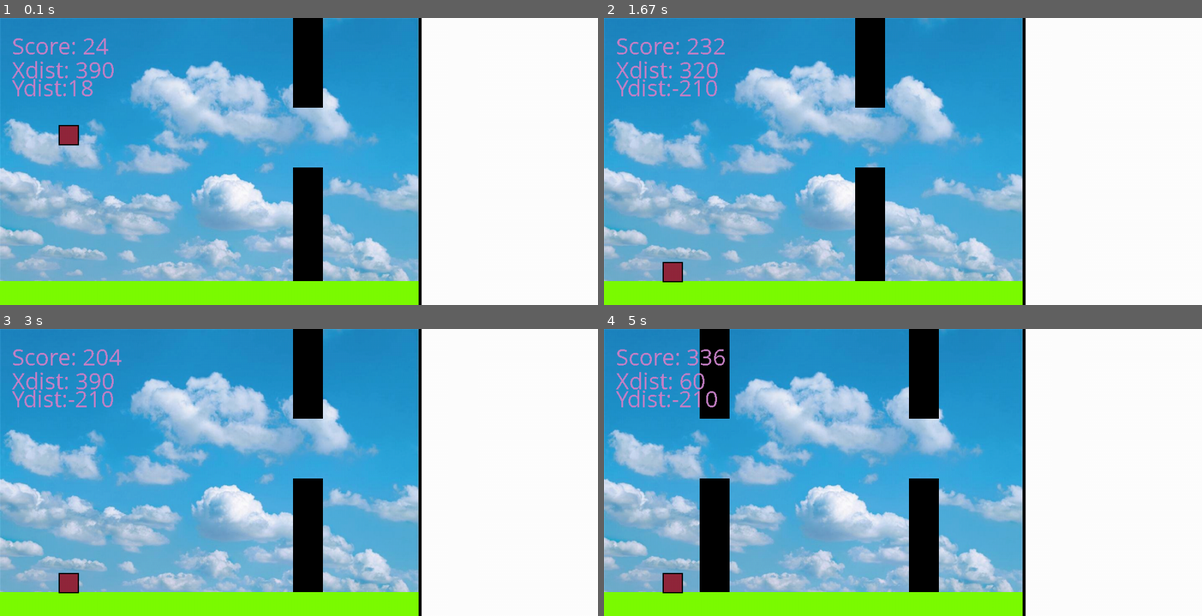
Above: before the commit, frames 1-4 (two rows, left to right).
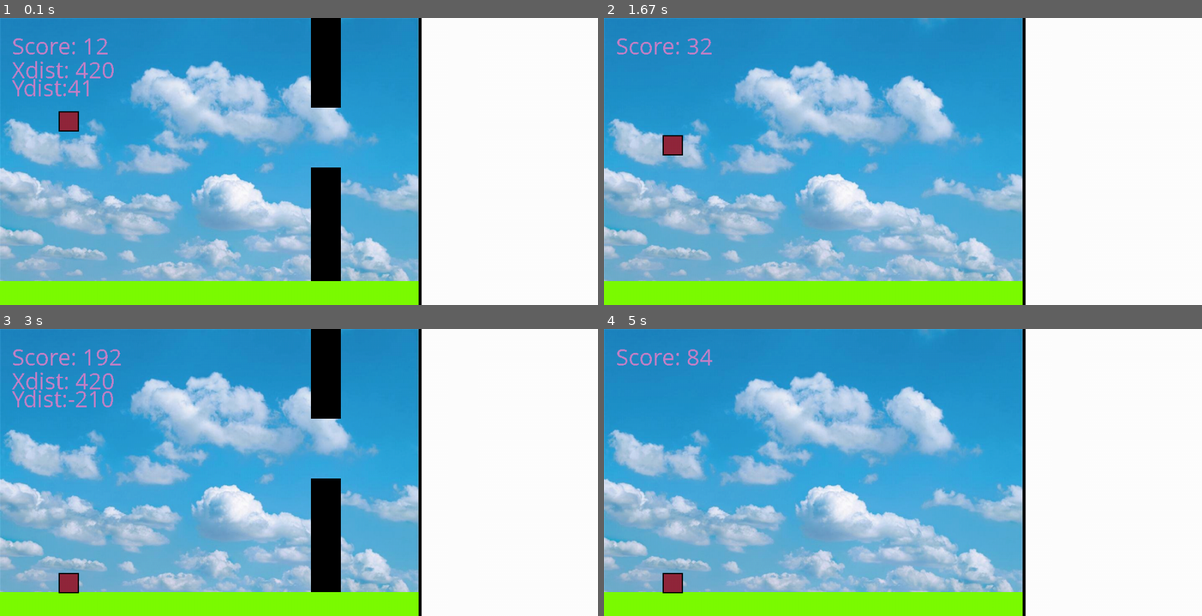
Above: after the commit, the same moments.

Repository: hakosaj/PygameAI
Game: pygame game, started from flappy/main.py
Same seed, same stepped clock (60 frames per second), same inputs: the game is played once before the commit and once after it.
Inputs:
- Up to frame 1 (0.1 s): no input
- Up to frame 2 (1.67 s): no input
- Up to frame 3 (3 s): no input
- Up to frame 4 (5 s): no input

The runs differ from the first frame. In frame 1, 5.0% of the frame differs, in the area x 9-57%, y 0-92%; in frame 2, 4.8%; in frame 3, 4.5%; in frame 4, 7.6%, in the area x 2-56%, y 0-92%.

Commit message:
The preliminaries of Snake

Diff:
--- a/flappy/main.py
+++ b/flappy/main.py
@@ -451,4 +451,4 @@
 
 
 
-    clock.tick(300)
+    clock.tick(60)
--- /dev/null
+++ b/snake/constants.py
@@ -0,0 +1,32 @@
+
+import sys
+import os
+import random
+import time
+import pygame
+import math
+from pygame.locals import *
+from pynput.keyboard import Key, Controller
+
+
+
+#Screen size
+width,height=400,400
+size = width,height
+
+
+#screen
+screen = pygame.display.set_mode(size)
+pygame.display.set_caption("Snake")
+
+
+#blocksize
+blocksize = 20
+
+#Colors
+BLACK = 0,0,0
+BLUE = 135,206,235
+GREEN = 124,252,0
+RED = 145,40,60
+WHITE = 255,255,255
+BROWN = 70,32,32
--- /dev/null
+++ b/snake/grid.py
@@ -0,0 +1,77 @@
+
+import sys
+import os
+import random
+import time
+import pygame
+import math
+from square import *
+from constants import *
+from pygame.locals import *
+from pynput.keyboard import Key, Controller
+
+
+class Grid:
+
+    def __init__(self,x,y):
+        self.x0=x
+        self.y0=y
+        self.squares=[]
+
+
+    def createSquares(self):
+        for xn in range(self.x0):
+            col=[]
+            for yn in range(self.y0):
+                col.append(Square(xn,yn))
+            self.squares.append(col)
+
+
+
+    def elementAt(self,x,y):
+        try:
+            return self.squares[x][y]
+        except IndexError:
+            print("Grid index out of bounds")
+            return None
+
+
+
+    def neighborAt(self,square,orientation):
+        xs=square.xcoord
+        ys=square.ycoord
+        #print(orientation)
+        if(orientation==0):
+            return self.elementAt(xs,ys-1)
+        elif(orientation==1):
+            return self.elementAt(xs+1,ys-1)
+        elif(orientation==2):
+            return self.elementAt(xs+1,ys)
+        elif(orientation==3):
+            return self.elementAt(xs+1,ys+1)
+        elif(orientation==4):
+            return self.elementAt(xs,ys+1)
+        elif(orientation==5):
+            return self.elementAt(xs-1,ys+1)
+        elif(orientation==6):
+            return self.elementAt(xs-1,ys)
+        elif(orientation==7):
+            return self.elementAt(xs-1,ys-1)
+        else:
+            print("Not a valid orientation")
+            return square
+
+    def drawGrid(self):
+        for item in self.squares:
+            for subitem in item:
+                subitem.drawSquare()
+
+    def printGrid(self):
+        for j in range(self.y0):
+            for i in range(self.x0):
+                square = self.elementAt(i,j)
+                if (square.assignedBlock!=None):
+                    print("x",end='')
+                else:
+                    print("_",end='')
+            print("\n",end='')
--- /dev/null
+++ b/snake/snake.py
@@ -0,0 +1,88 @@
+import sys
+import os
+import random
+import time
+import pygame
+import math
+from snek import Snek
+from constants import *
+from pygame.locals import *
+from pynput.keyboard import Key, Controller
+from grid import *
+
+
+
+#Tetris grid
+gridsizex=20
+gridsizey=20
+g = Grid(gridsizex,gridsizey)
+
+#Screen objects
+g.createSquares()
+snek = Snek(5,5,g)
+
+
+
+
+#Initialize pygame
+pygame.init()
+pygame.font.init()
+#Fonts and gavkground
+scorefont = pygame.font.SysFont('Comic Sans MS',40)
+gameoverfont = pygame.font.SysFont('Comic Sans MS',40)
+algofont = pygame.font.SysFont('Arial',20)
+
+
+
+
+
+
+
+start_time = None
+clock = pygame.time.Clock ()
+
+
+tickcounter=0
+
+
+
+
+
+while True:
+    for event in pygame.event.get():
+        if event.type==pygame.KEYDOWN:
+            if event.key==pygame.K_p:
+                pygame.event.clear()
+                event = pygame.event.wait()
+                while (event.key!=pygame.K_o):
+                    pygame.event.clear()
+                    event = pygame.event.wait()
+            elif event.key == pygame.K_ESCAPE:
+                pygame.quit()
+                sys.exit()
+
+            elif event.key == pygame.K_RIGHT:
+                snek.changeOrientation(2)
+            elif event.key == pygame.K_DOWN:
+                snek.changeOrientation(4)
+            elif event.key == pygame.K_LEFT:
+                snek.changeOrientation(6)
+            elif event.key == pygame.K_UP:
+                snek.changeOrientation(0)
+
+            elif event.key == pygame.K_r:
+                g.printGrid()
+
+
+    g.drawGrid()
+
+    snek.moveSnake()
+    snek.drawSnake()
+
+
+
+
+
+    tickcounter+=1
+    pygame.display.flip()
+    clock.tick(5)
--- /dev/null
+++ b/snake/snek.py
@@ -0,0 +1,36 @@
+import sys
+import os
+import random
+import time
+import pygame
+import math
+from constants import *
+from pygame.locals import *
+from pynput.keyboard import Key, Controller
+from grid import *
+
+
+class Snek:
+
+    def __init__(self,x,y,gr):
+        self.x0=x
+        self.y0=y
+        self.grid=gr
+        self.squares=[]
+        self.squares.append(self.grid.elementAt(x,y))
+        self.movement=0
+        self.dead=False
+
+
+    def drawSnake(self):
+        for item in self.squares:
+            item.drawSnakeSquare()
+
+
+    def moveSnake(self):
+        self.squares.append(self.grid.neighborAt(self.squares[0],self.movement))
+        self.squares.pop(0)
+
+
+    def changeOrientation(self,orientation):
+        self.movement=orientation
--- /dev/null
+++ b/snake/square.py
@@ -0,0 +1,37 @@
+
+import sys
+import os
+import random
+import time
+import pygame
+import math
+from constants import *
+from pygame.locals import *
+from pynput.keyboard import Key, Controller
+
+
+
+class Square:
+
+
+    def __init__(self,xcoord,ycoord):
+        self.xcoord = xcoord
+        self.ycoord = ycoord
+        self.x = xcoord*blocksize
+        self.y = ycoord*blocksize
+
+
+
+
+    def drawSquare(self):
+        ro=pygame.Rect(self.x,self.y,blocksize,blocksize)
+        ri=pygame.Rect(self.x+1,self.y+1,blocksize-1,blocksize-1)
+        pygame.draw.rect(screen,BLACK,ro)
+        pygame.draw.rect(screen,WHITE,ri)
+
+
+    def drawSnakeSquare(self):
+        ro=pygame.Rect(self.x,self.y,blocksize,blocksize)
+        ri=pygame.Rect(self.x+1,self.y+1,blocksize-1,blocksize-1)
+        pygame.draw.rect(screen,BLACK,ro)
+        pygame.draw.rect(screen,RED,ri)
--- a/tetris/block.py
+++ b/tetris/block.py
@@ -36,6 +36,15 @@
                 if sq1.xcoord==sq2.xcoord and sq1.ycoord==sq2.ycoord:
                     return True
         return False
+
+    def collidesWithBottom(self,block):
+        for sq1 in self.squares:
+            if sq1.ycoord==self.bottomEdge():
+                for sq2 in block.squares:
+                    if sq1.xcoord==sq2.xcoord and sq1.ycoord+1==sq2.ycoord:
+                        return True
+        return False
+
 
     #Anna perusblokki ekana, sitten muut suhteessa tähän. Rotateblock j siirtää kaikkia 2 eteenpäin
     def createConfiguration(self,offset):
--- a/tetris/tetris.py
+++ b/tetris/tetris.py
@@ -25,9 +25,18 @@
     g.removeBlock(b)
     b = Block(bx,by,currentOne,g)
     b.createConfiguration(ofs)
+
+    #If does bottom collide, needs to stop in any case. If not, return the moved block unless
+    #side collisiojn has occurred.
+
+    #Copy here is the nonmoved block, so bottom collision: if direction is down (=ydif==1) and bottomedge is 1 above other block
     for block in g.blocks:
+        if (ydif==1 and block.collidesWithBottom(copy)):
+            print("bot collided")
+            copy.stop()
+            return copy
         if (block.collidesWith(b)):
-            copy.stop()
+            print("side collided")
             return copy
     g.addBlock(b)
     return b
@@ -101,6 +110,10 @@
                 activeBlock=moveBlock(activeBlock,g,0,1)
             elif event.key == pygame.K_LEFT:
                 activeBlock=moveBlock(activeBlock,g,-1,0)
+            elif event.key == pygame.K_LSHIFT:
+                for i in range(gridsizey):
+                    activeBlock=moveBlock(activeBlock,g,0,1)
+
             elif event.key == pygame.K_r:
                 g.printGrid()
 
